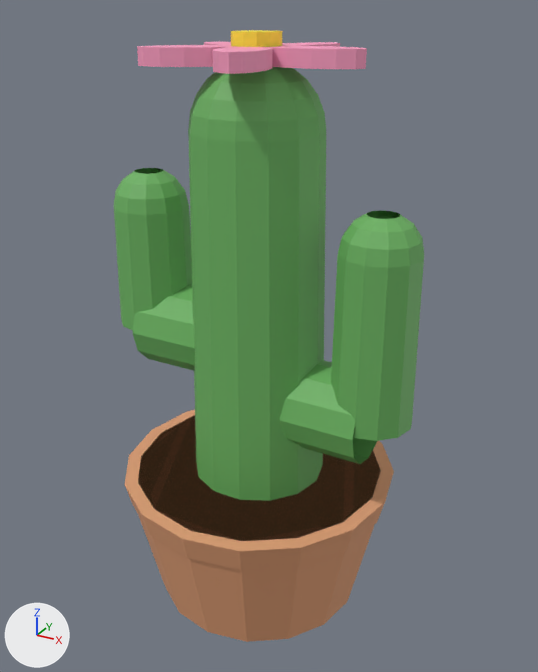
Renders of the FBX model assets/items/Cactus.fbx from each side of a commit.
The view is the same before and after, from a camera (50 mm lens) standing at (0.494, -0.867, 0.865) and looking at (0.012, 0.01, 0.427). The lights are fixed; the arrows at lower left show +X, +Y and +Z. The older version comes first.

Objects in the first picture: 'ArmLH', 'ArmLTop', 'ArmLV', 'ArmRH', 'ArmRTop', 'ArmRV', 'Petal0', 'Petal1', 'Petal2', 'Petal3', 'Petal4', 'Pot', 'Rim', 'Soil', 'Trunk', 'TrunkTop' and 1 more.
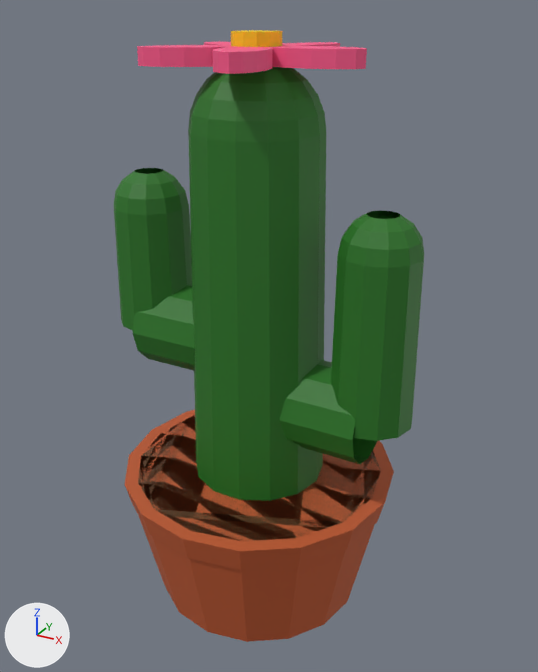
Where the newer file only moved an object's origin or applied its transform, the numbers keep the older frame.

Changed parts and their boxes [x1, y1, x2, y2] in the pictures (538 x 672 px):
'Trunk', surface changed (darker): [188, 130, 326, 501] in both
'Rim', surface changed (darker): [125, 410, 394, 570] in both
'ArmRV', surface changed (darker): [331, 255, 424, 441] in both
'Pot', surface changed (beige to brown): [138, 515, 374, 642] in both
'TrunkTop', surface changed (darker): [188, 67, 326, 142] in both
'ArmLV', surface changed (darker): [114, 206, 192, 330] in both
'ArmRH', surface changed (darker): [279, 360, 377, 464] in both
'ArmRTop', surface changed (darker): [338, 210, 424, 268] in both
'ArmLH', surface changed (darker): [133, 285, 195, 371] in both
'ArmLTop', surface changed (darker): [114, 168, 189, 215] in both
'Petal0', surface changed: [272, 46, 367, 69] in both
'Petal3', surface changed: [137, 45, 236, 67] in both
'Petal4', surface changed: [212, 47, 273, 74] in both
'Petal1', surface changed: [282, 42, 340, 47] in both
'Petal2', surface changed: [204, 42, 231, 45] in both

What changed in the scene script:
```text
Add img_cactus_green_010_flatcolor:
    img_cactus_green_010_flatcolor = load_image('Cactus_Green_010_flatcolor', '_unpacked/Cactus_Green_010_flatcolor', 4, 4, 'sRGB')
Add img_cactus_pot_flatcolor:
    img_cactus_pot_flatcolor = load_image('Cactus_Pot_flatcolor', '_unpacked/Cactus_Pot_flatcolor', 4, 4, 'sRGB')
Add img_cactus_flower_flatcolor:
    img_cactus_flower_flatcolor = load_image('Cactus_Flower_flatcolor', '_unpacked/Cactus_Flower_flatcolor', 4, 4, 'sRGB')
Change mat_green_010:
    remove mat_green_010.base_color = (0.15, 0.45, 0.12)  # green #6cb361
    add mat_green_010.texture = img_cactus_green_010_flatcolor  # with its transparency
Change mat_flower:
    remove mat_flower.base_color = (1.0, 0.35, 0.55)  # pink #ffa0c4
    add mat_flower.texture = img_cactus_flower_flatcolor  # with its transparency
Change mat_pot:
    remove mat_pot.base_color = (0.75, 0.35, 0.18)  # beige #e1a076
    add mat_pot.texture = img_cactus_pot_flatcolor  # with its transparency
```
